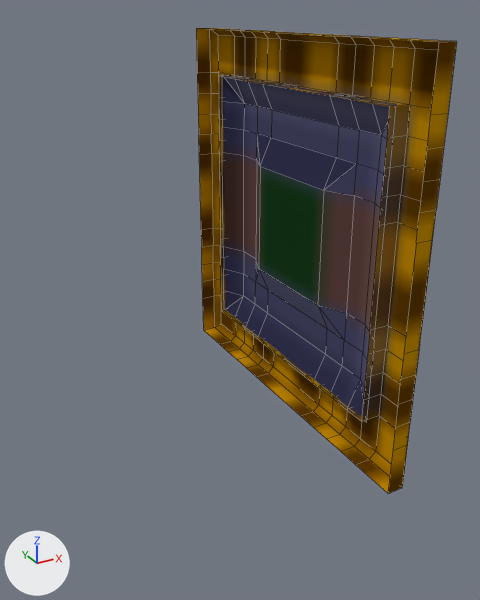
Two versions of the Blender file Assets/Models/switch3.blend, one commit apart.
Before and after are seen from a camera (50 mm lens) standing at (-0.279, -0.458, 0.177) and looking at (-0.042, -0.027, -0.039). The lights are fixed; the arrows at lower left show +X, +Y and +Z. Mesh edges are drawn as thin lines.

Names of what the first picture shows: 'switch3'.
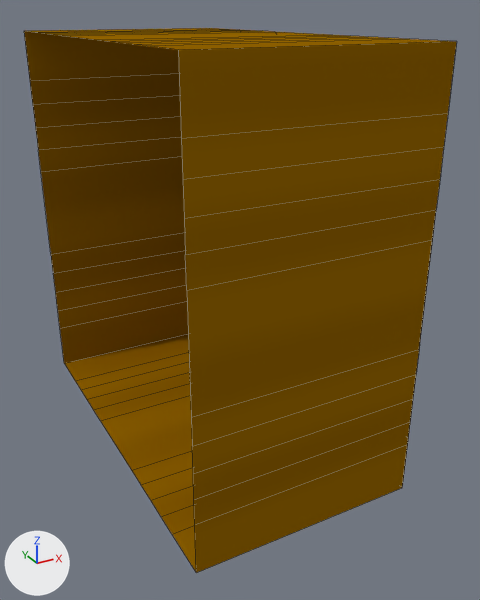
What changed in the scene script:
```text
Change me_bsp_model_376_mesh:
    used by ob_switch3; location = (0.0, 0.0, 0.0); scale = (0.0398, 0.0398, 0.0398)
    remove me_bsp_model_376_mesh.from_pydata(...)  # 268 vertices, 221 faces; spans x 0.32..0.82, y -4.0..4.0, z -4.0..4.0
    add me_bsp_model_376_mesh.from_pydata(...)  # 268 vertices, 221 faces; spans x -3.7..0.82, y -4.0..4.0, z -4.0..4.0
    me_bsp_model_376_mesh part 1: all 44 vertices in x 0.32, y -4.0..4.0, z -4.0..4.0 are moved by (-4.02, 0.0, 0.0)
    me_bsp_model_376_mesh part 2: texture (UV) coordinates of 88 of 221 faces, centred in x 0.5..0.75, y -4.0..4.0, z -4.0..4.0, changed; they spanned u -43.06..43.06, v -66.0..43.06 and now span u -31.0..1.0, v -66.0..1.0
```

Pixel boxes (x1, y1, x2, y2) of what changed, in the pictures (480 x 600 px; the box of a moved part takes in the faces that stretch with it):
'switch3', reshaped, surface changed (66% wider, 17% taller): before (196, 28, 457, 493); after (24, 28, 457, 573)
part 1 of me_bsp_model_376_mesh, moved or reshaped: before (196, 28, 457, 493); after (24, 28, 457, 573)
part 2 of me_bsp_model_376_mesh, surface changed (brown): before (209, 29, 439, 477)
